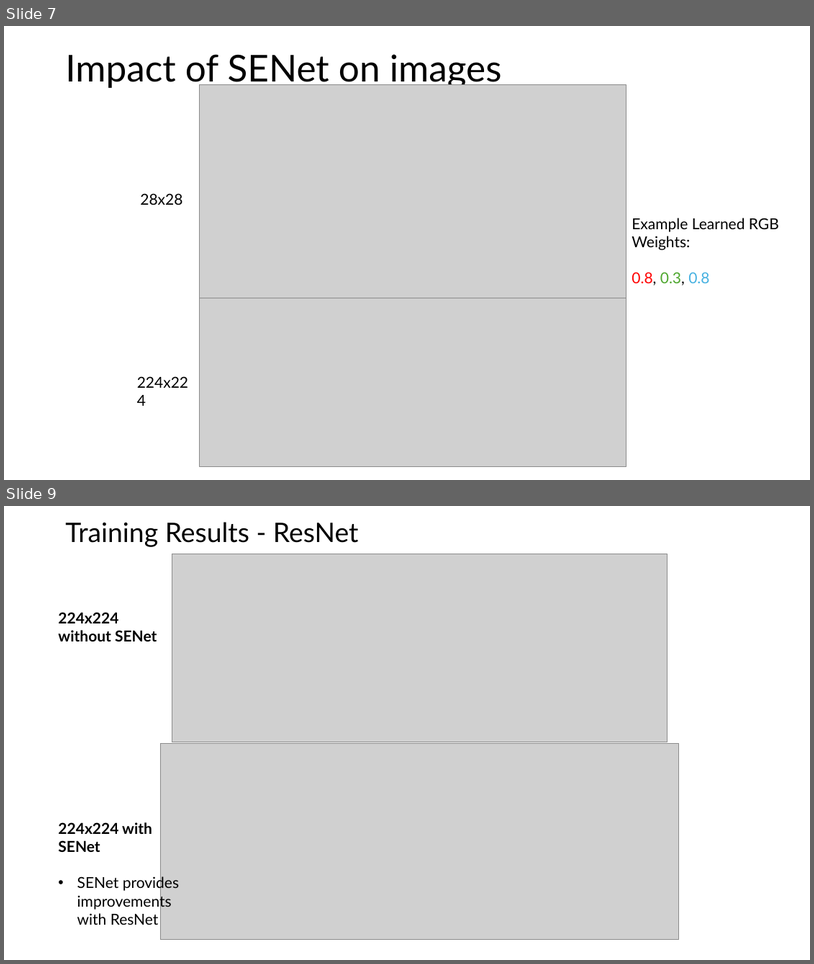
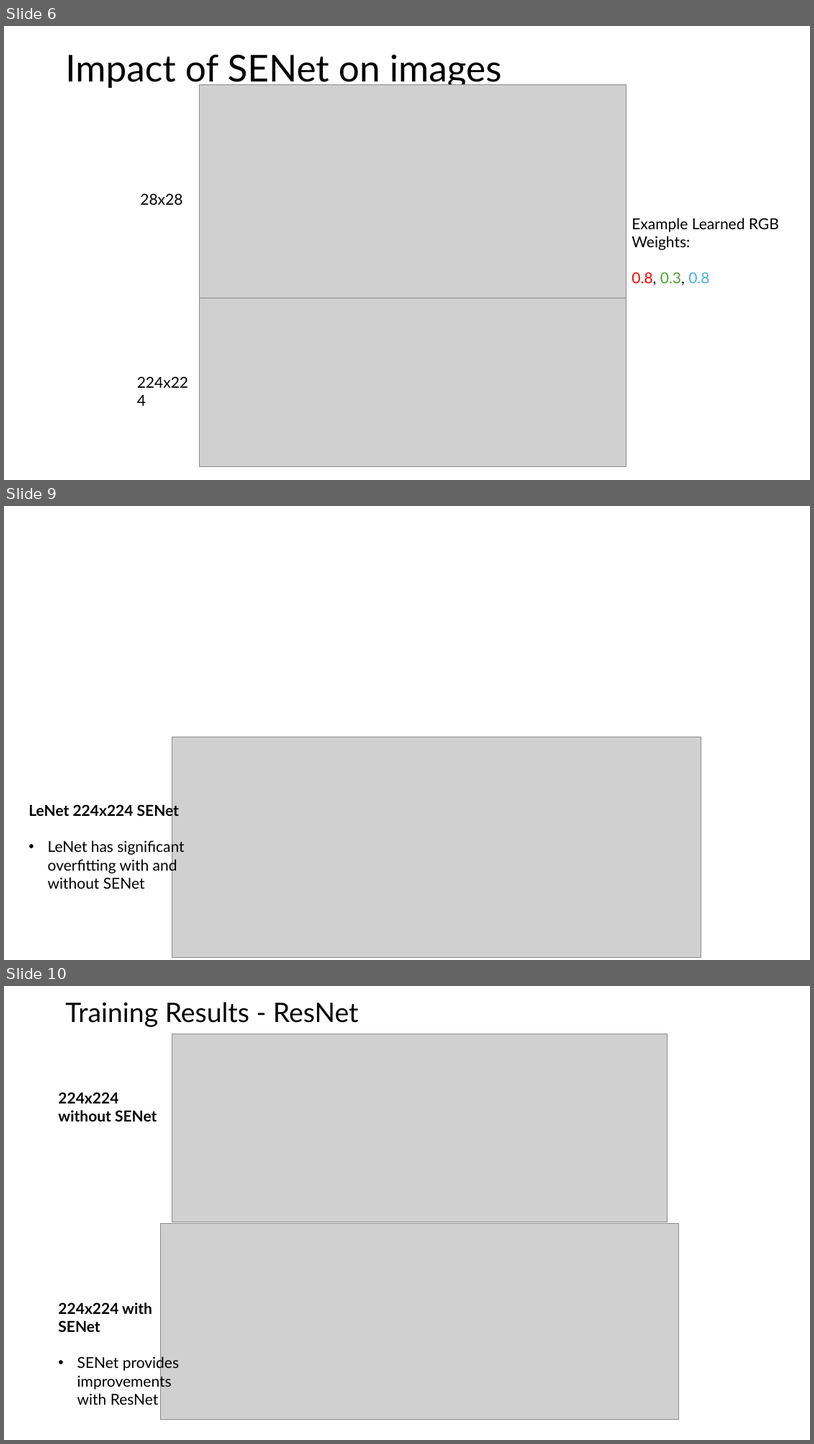
Before and after one commit to DsMouChao/DSCPproject, a slide deck: presentation.pptx. Shown one above the other, each under a label of ours: slides 7 and 9 before the commit, slides 6, 9 and 10 after it; the slides between them are not shown. The pictures are 814x964 and 814x1444 pixels, drawn with LibreOffice and Linux fonts; fonts in the diff are those of the drawing; grey boxes stand for pictures. Boxes give left, top, right and bottom in pixels: in the first picture for what was removed or moved away, otherwise in the second. Text is boxed around its words. In the diff, an @@ line names an element or a change of style, - is before the commit and + after.

```diff
--- a/presentation.pptx
+++ b/presentation.pptx
@@ slide 9 added at [4, 506, 810, 960], background #FFFFFF @@
@@ picture added at [172, 736, 702, 957] @@
@@ text added at [28, 803, 184, 888], 18 pt, text #000000 @@
+LeNet 224x224 SENet
+• LeNet has significant overfitting with and without SENet
@@ what was slide 7 is now slide 6 @@
@@ what was slide 9 is now slide 10 @@
```
Also in this commit, not shown: 4 slides changed, 4 other slides added, 3 slides removed.
